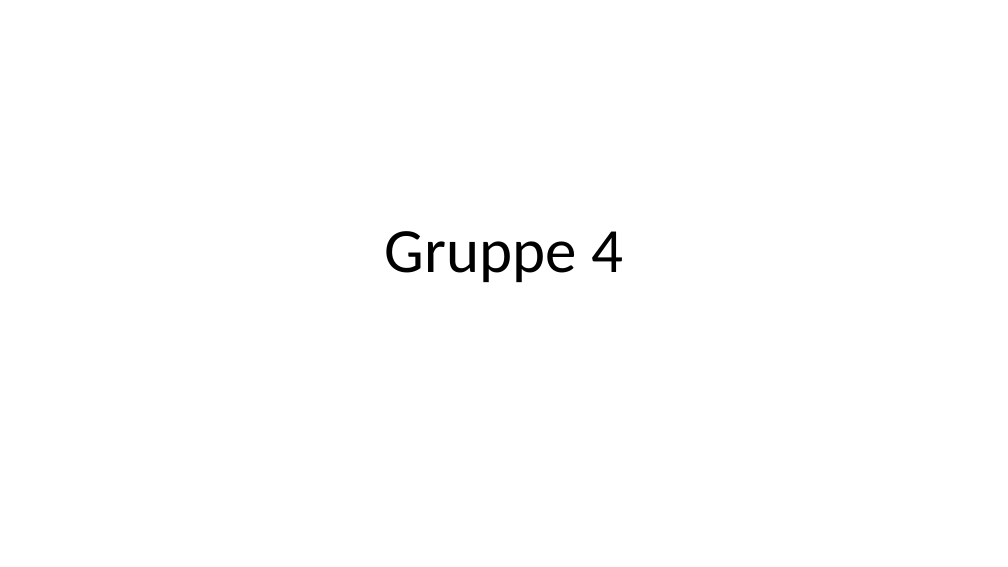
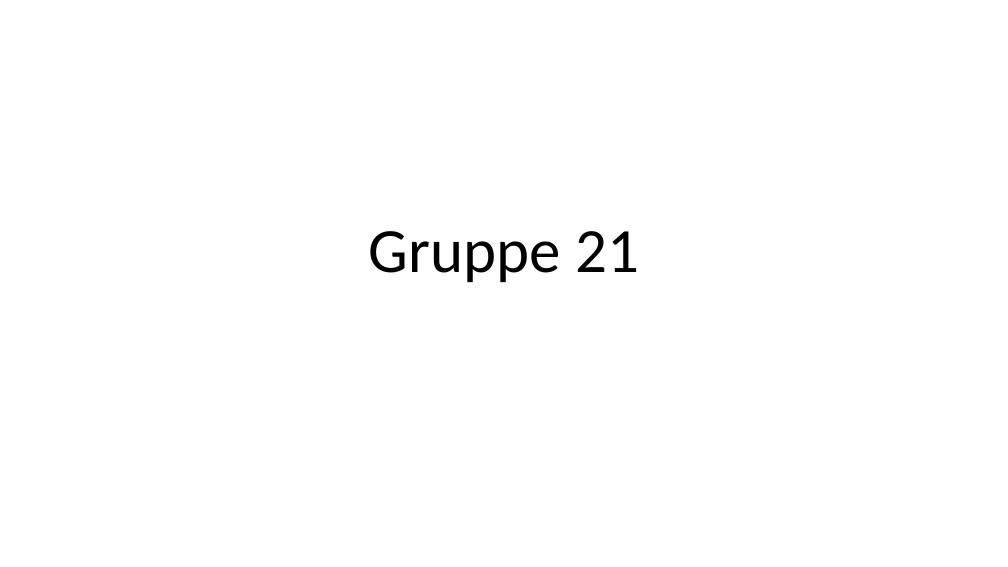
Before and after one commit to eivindhstray/Sanntid, a slide deck: slide 1 of Design/diagrammer og presentasjon/Sanntid presentasjon Design.pptx. Drawn at 1008x567 pixels with LibreOffice and Linux fonts; fonts in the diff are those of the drawing. Boxes give left, top, right and bottom in pixels: in the first picture for what was removed or moved away, otherwise in the second. Text is boxed around its words. In the diff, an @@ line names an element or a change of style, - is before the commit and + after.

Commit message:
presentation done

```diff
--- a/Design/diagrammer og presentasjon/Sanntid presentasjon Design.pptx
+++ b/Design/diagrammer og presentasjon/Sanntid presentasjon Design.pptx
@@ title at bbox=[369, 231, 639, 282]: text changed @@
-Gruppe 4
+Gruppe 21
```
